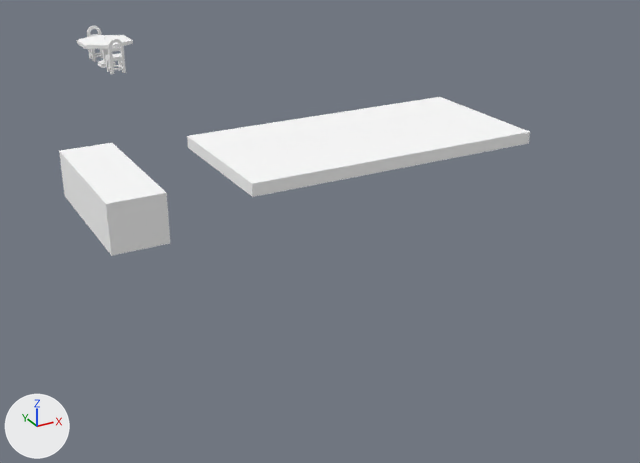
Before and after pictures for a commit that changed the OBJ model Games/GuruttoWorld/Assets/Models/StreetJourney/Baked/Block-1-4.obj.
Rendered twice from a 50 mm camera at (-9.2, 25.52, 6.76) aimed at (-0.97, 40.48, -0.72). Lighting does not change. The marker at lower left points along +X, +Y and +Z. The first picture is the older version. Where no turn or scale is listed for an object, it has been applied to the vertices. Vertices at exactly the same position are counted once.

Objects in the first picture: 'Block-1-4'.
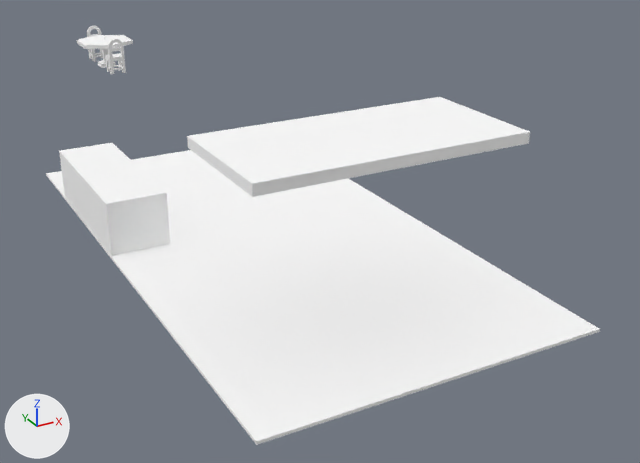
Edits to the bpy script that builds the scene:
```text
Change me_block_1_4:
    used by ob_block_1_4; location = (0.0, 0.0, 0.0)
    remove me_block_1_4.from_pydata(...)  # 350 vertices, 710 faces; spans x -5.9..-1.3, y 34.0..53.2, z 0.6..3.3
    add me_block_1_4.from_pydata(...)  # 358 vertices, 716 faces; spans x -5.9..-0.7, y 33.0..53.2, z 0.6..3.3
    me_block_1_4 part 1: a new loose piece, a box spanning x -5.9..-0.7, y 33.0..43.0, z 0.582..0.627, in mat_white (white #ffffff)
    other edits to the shape of me_block_1_4 do not show in these pictures
```

Pixel boxes [x1, y1, x2, y2] of what changed, in the pictures (640 x 463 px):
'Block-1-4', reshaped (18% wider, 82% taller): before [59, 26, 530, 256]; after [46, 26, 600, 445]
part 1 of me_block_1_4, added: after [46, 150, 600, 445]
